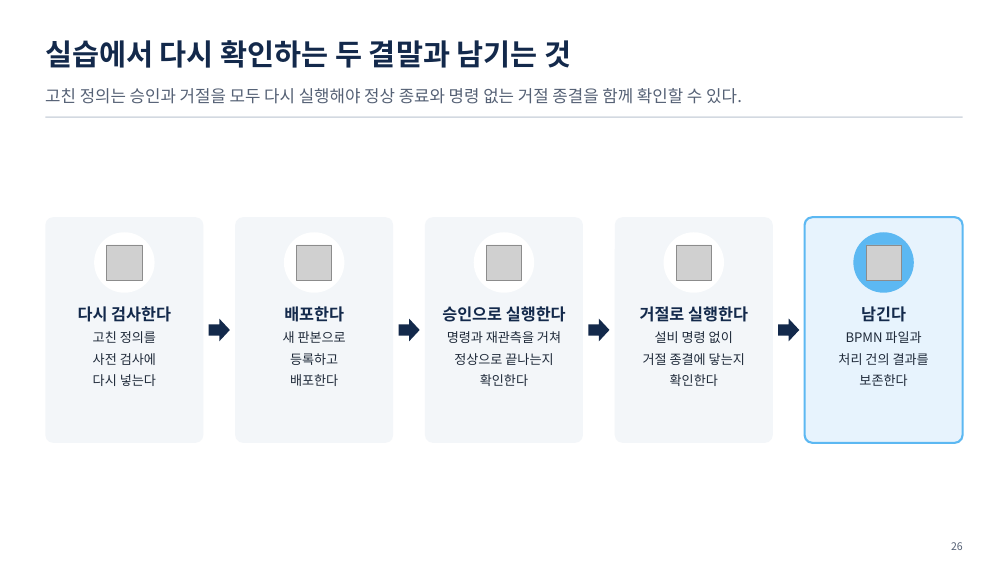
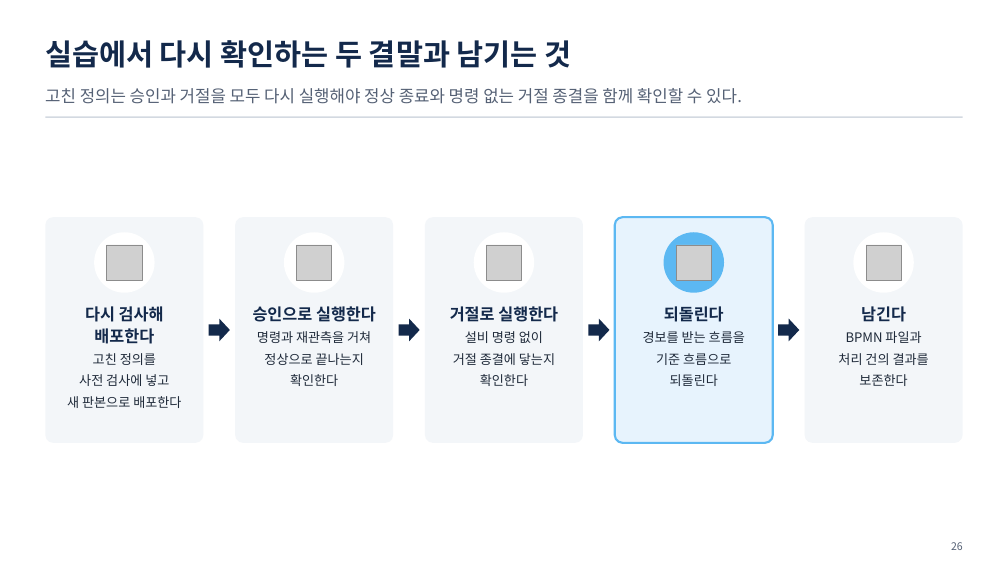
Before and after one commit to uengine-oss/hyd-iot-edu, a slide deck: slide 26 of docs/교재/통합반_오프라인/09회차/통합반_오프라인_09회차.pptx. Drawn at 1008x567 pixels with LibreOffice and Linux fonts; fonts in the diff are those of the drawing; grey boxes stand for pictures. Boxes give left, top, right and bottom in pixels: in the first picture for what was removed or moved away, otherwise in the second. Text is boxed around its words. In the diff, an @@ line names an element or a change of style, - is before the commit and + after.

```diff
--- a/docs/교재/통합반_오프라인/09회차/통합반_오프라인_09회차.pptx
+++ b/docs/교재/통합반_오프라인/09회차/통합반_오프라인_09회차.pptx
@@ rounded rectangle at (615, 217, 773, 443): fill #F3F6F9 to #E7F3FD; outline none to #5CB8F2 2 pt @@
@@ ellipse at (664, 232, 724, 293): fill #FFFFFF to #5CB8F2 @@
@@ rounded rectangle at (805, 217, 963, 443): fill #E7F3FD to #F3F6F9; outline #5CB8F2 2 pt to none @@
@@ ellipse at (854, 232, 914, 293): fill #5CB8F2 to #FFFFFF @@
@@ text at (85, 306, 164, 344): text changed @@
-다시 검사한다
+다시 검사해 배포한다
@@ text at (253, 306, 376, 386): text changed @@
-배포한다
-새 판본으로
-등록하고
-배포한다
+승인으로 실행한다
+명령과 재관측을 거쳐
+정상으로 끝나는지
+확인한다
@@ text at (450, 306, 558, 365): text changed @@
-승인으로 실행한다
-명령과 재관측을 거쳐
-정상으로 끝나는지
+거절로 실행한다
+설비 명령 없이
+거절 종결에 닿는지
@@ text at (643, 306, 745, 386): text changed @@
-거절로 실행한다
-설비 명령 없이
-거절 종결에 닿는지
-확인한다
+되돌린다
+경보를 받는 흐름을
+기준 흐름으로
+되돌린다
@@ text at (67, 374, 181, 408): text changed @@
-사전 검사에
-다시 넣는다
+사전 검사에 넣고
+새 판본으로 배포한다
```
Also in this commit, not shown: 10 other slides changed, 1 slide added, 1 slide removed, 35 other files.
